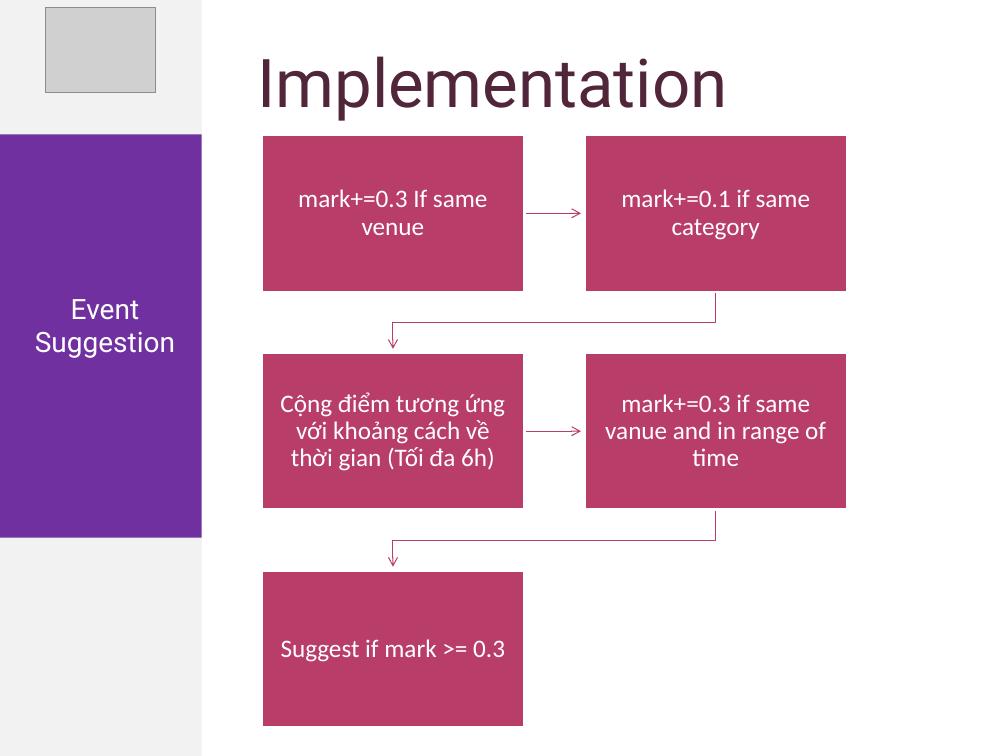
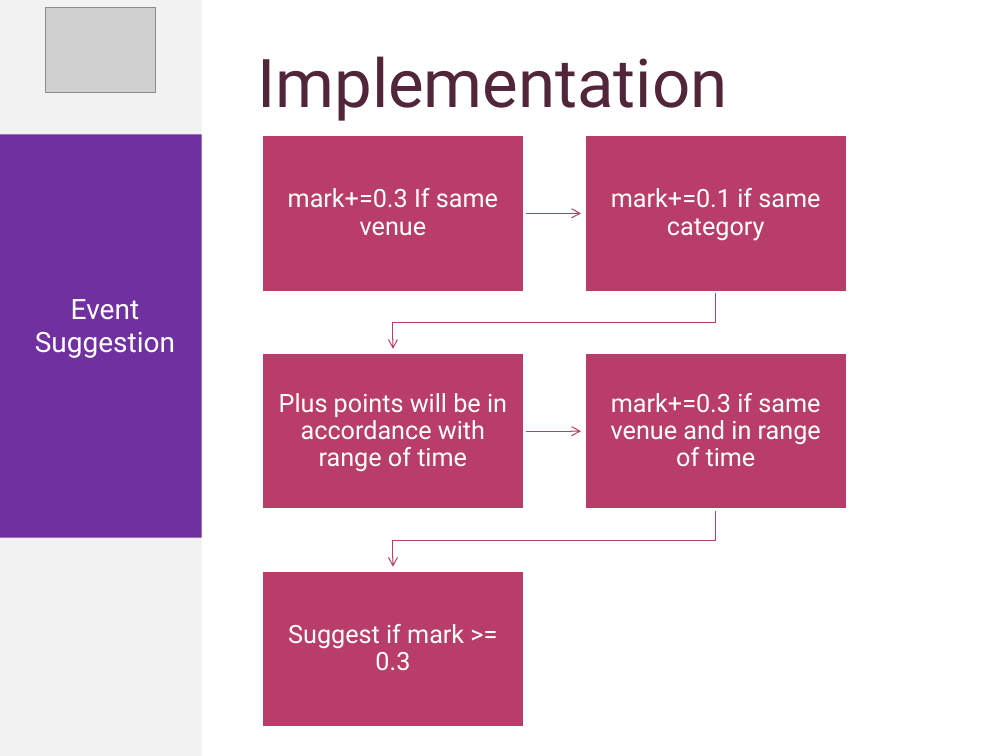
Before and after one commit to phonglk/fptu_capstone, a slide deck: slide 3 of Document/Present_Phong.pptx. Drawn at 1008x756 pixels with LibreOffice and Linux fonts; fonts in the diff are those of the drawing; grey boxes stand for pictures. Boxes give left, top, right and bottom in pixels: in the first picture for what was removed or moved away, otherwise in the second. Text is boxed around its words. In the diff, an @@ line names an element or a change of style, - is before the commit and + after.

```diff
--- a/Document/Present_Phong.pptx
+++ b/Document/Present_Phong.pptx
@@ text at bbox=[279, 393, 507, 472]: text changed; font Calibri to Roboto @@
-Cộng điểm tương ứng với khoảng cách về thời gian (Tối đa 6h)
+Plus points will be in accordance with range of time
@@ text at bbox=[611, 393, 821, 467]: text changed; font Calibri to Roboto @@
-mark+=0.3 if same vanue and in range of time
+mark+=0.3 if same venue and in range of time
@@ font Calibri to Roboto in 3 elements at bbox=[288, 188, 498, 236], bbox=[611, 188, 820, 241], bbox=[288, 624, 464, 671] @@
```
Also in this commit, not shown: 1 other slide changed, 1 slide added.
